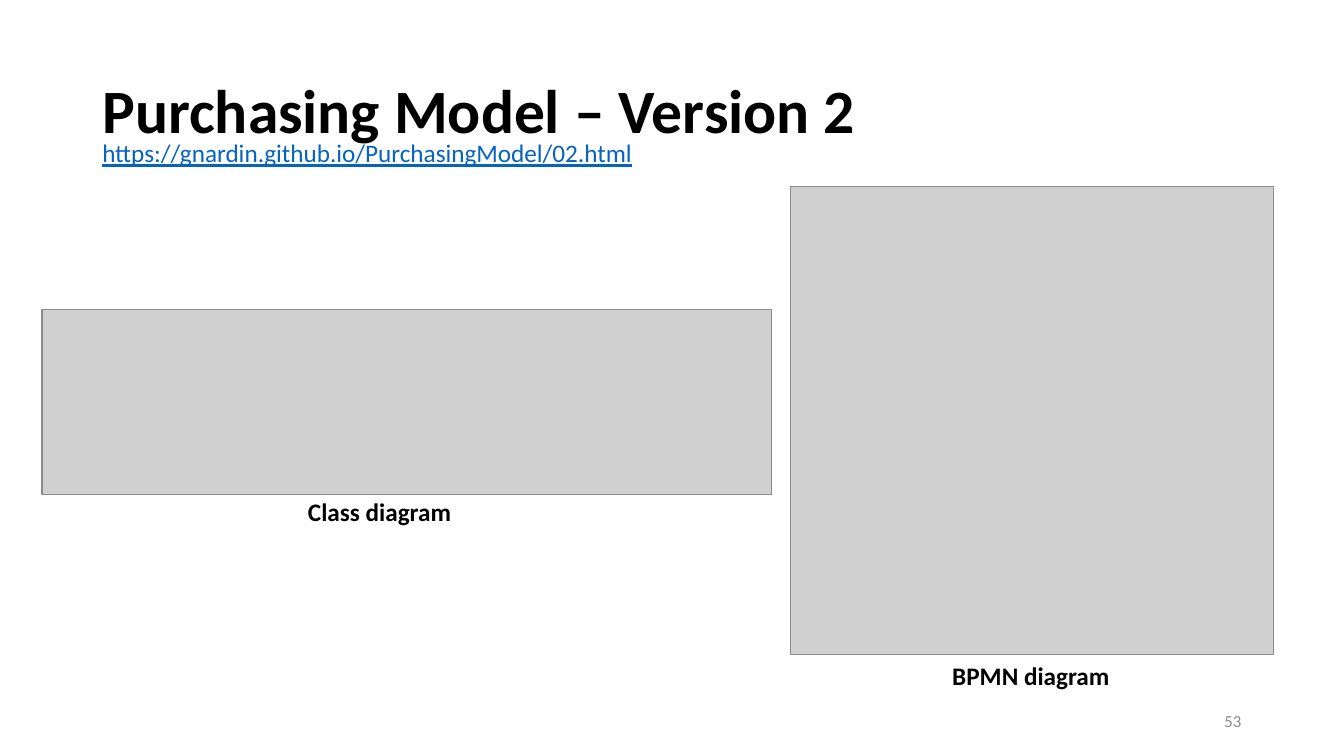
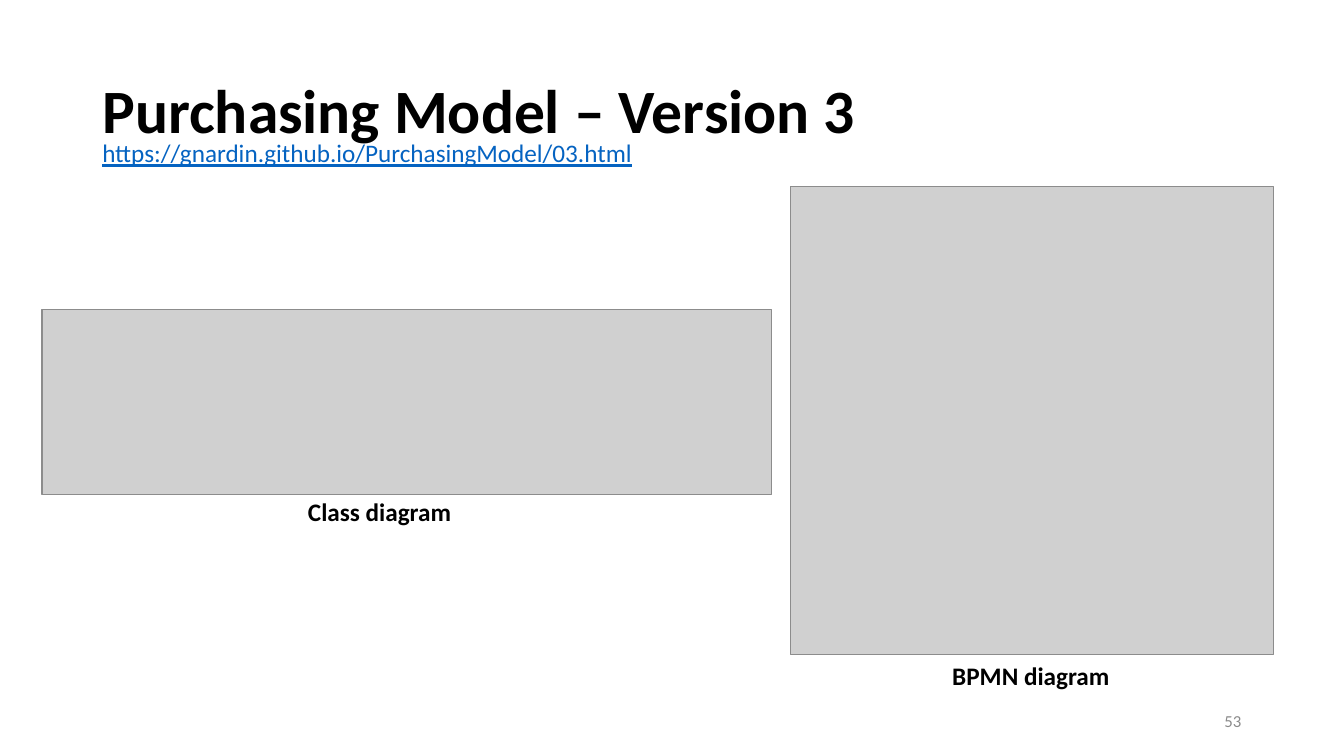
Before and after one commit to JackNico7/Computational-Thinking, a slide deck: slide 53 of presentation/introduction_to_javascript-based_simulation.pptx. Drawn at 1344x756 pixels with LibreOffice and Linux fonts; fonts in the diff are those of the drawing; grey boxes stand for pictures. Boxes give left, top, right and bottom in pixels: in the first picture for what was removed or moved away, otherwise in the second. Text is boxed around its words. In the diff, an @@ line names an element or a change of style, - is before the commit and + after.

Commit message:
Update model description

```diff
--- a/presentation/introduction_to_javascript-based_simulation.pptx
+++ b/presentation/introduction_to_javascript-based_simulation.pptx
@@ title at (x1=102, y1=89, x2=855, y2=148): text changed @@
-Purchasing Model – Version 2
+Purchasing Model – Version 3
@@ text at (x1=102, y1=142, x2=631, y2=167): text changed @@
-https://gnardin.github.io/PurchasingModel/02.html
+https://gnardin.github.io/PurchasingModel/03.html
```
Also in this commit, not shown: 5 other slides changed, 1 slide added, 2 slides removed, 21 other files.
